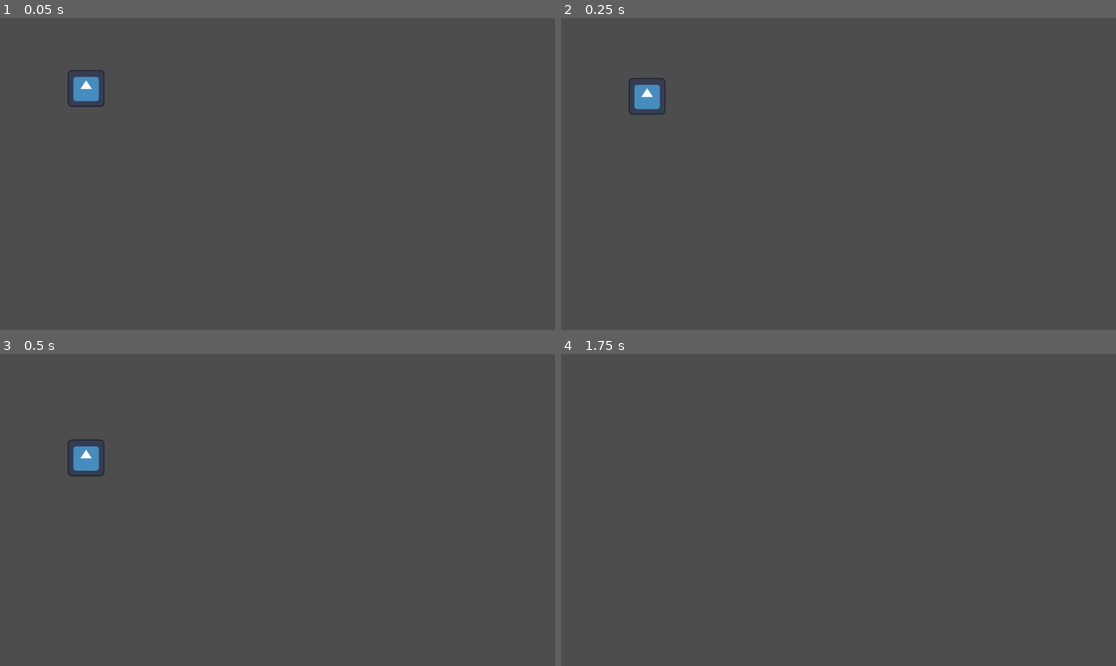
Above: before the commit, frames 1-4 (two rows, left to right).
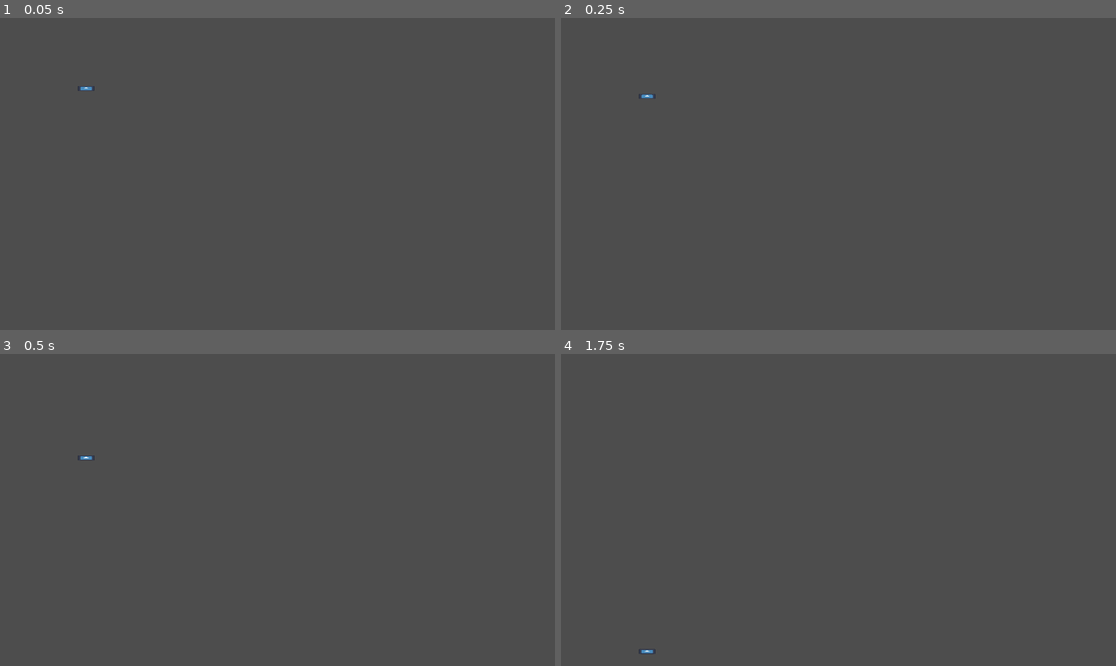
Above: after the commit, the same moments.

Repository: NeonGamerBot-QK/counterspell-boston
Game: Godot game, scene res://node_2d.tscn
The game is run twice, just before and just after one commit, with the same random seed, the same clock (stepped at 60 frames per second) and the same inputs. The engine's default icon, where the game draws it, is replaced by a stand-in: a white triangle on a blue panel in a dark square.
Inputs:
- Up to frame 1 (0.05 s): no input
- Up to frame 2 (0.25 s): no input
- Up to frame 3 (0.5 s): no input
- Up to frame 4 (1.75 s): tap Enter at 0.5 s

The runs differ from the first frame. In frame 1, 0.5% of the frame differs, in the area x 12-19%, y 16-29%; in frame 2, 0.5%; in frame 3, 0.5%; in frame 4, less than 0.1%.

Commit message:
added nodes

Diff:
--- a/node_2d.tscn
+++ b/node_2d.tscn
@@ -1,18 +1,30 @@
-[gd_scene load_steps=3 format=3 uid="uid://nh5fnlw3k6r2"]
+[gd_scene load_steps=4 format=3 uid="uid://nh5fnlw3k6r2"]
 
 [ext_resource type="Texture2D" uid="uid://c52haqan85k53" path="res://icon.svg" id="1_gqviv"]
 
+[sub_resource type="RectangleShape2D" id="RectangleShape2D_n0rac"]
+
 [sub_resource type="RectangleShape2D" id="RectangleShape2D_fslva"]
+size = Vector2(102.269, 1.14144)
 
 [node name="Node2D" type="Node2D"]
 position = Vector2(298, 243)
 scale = Vector2(18.7712, 36.349)
 
 [node name="Block" type="RigidBody2D" parent="."]
+
+[node name="CollisionShape2D" type="CollisionShape2D" parent="Block"]
+scale = Vector2(2.89167, -0.871405)
+shape = SubResource("RectangleShape2D_n0rac")
+
+[node name="Sprite2D" type="Sprite2D" parent="Block"]
+position = Vector2(-0.0266396, 0.0550236)
+scale = Vector2(0.451573, 0.136266)
+texture = ExtResource("1_gqviv")
+
+[node name="RigidBody2D" type="StaticBody2D" parent="."]
+position = Vector2(35.2668, 22.449)
 metadata/_edit_group_ = true
 
-[node name="CollisionShape2D" type="CollisionShape2D" parent="Block"]
+[node name="CollisionShape2D" type="CollisionShape2D" parent="RigidBody2D"]
 shape = SubResource("RectangleShape2D_fslva")
-
-[node name="Sprite2D" type="Sprite2D" parent="Block"]
-texture = ExtResource("1_gqviv")
